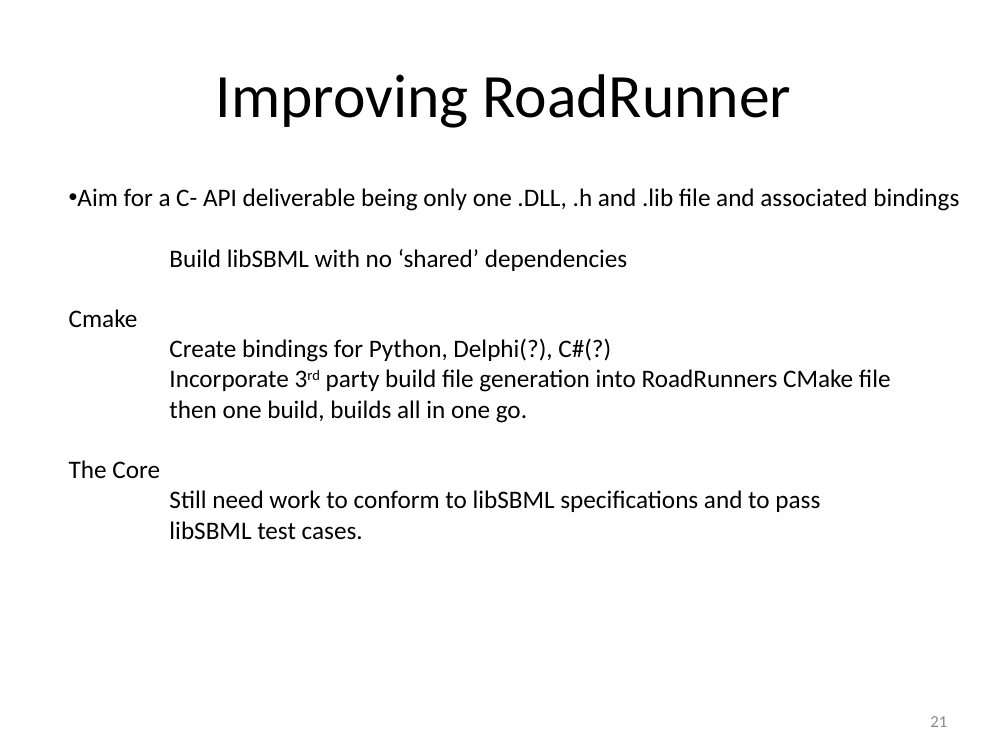
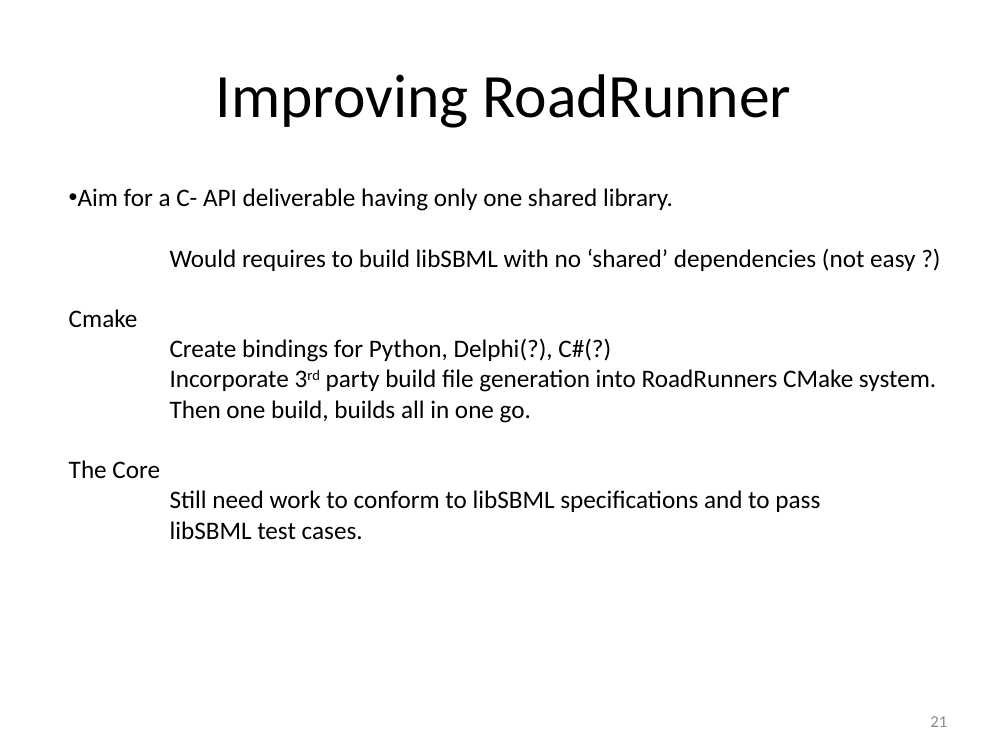
Before and after one commit to gregmedlock/roadrunnerwork, a slide deck: slide 21 of trunk/Docs/RoadRunnerPPT.pptx. Drawn at 1008x756 pixels with LibreOffice and Linux fonts; fonts in the diff are those of the drawing. Boxes give left, top, right and bottom in pixels: in the first picture for what was removed or moved away, otherwise in the second. Text is boxed around its words. In the diff, an @@ line names an element or a change of style, - is before the commit and + after.

```diff
--- a/trunk/Docs/RoadRunnerPPT.pptx
+++ b/trunk/Docs/RoadRunnerPPT.pptx
@@ text at box(78, 188, 915, 271): text changed @@
-• Aim for a C- API deliverable being only one .DLL, .h and .lib file and associated bindings
-Build libSBML with no ‘shared’ dependencies
+• Aim for a C- API deliverable having only one shared library.
+Would requires to build libSBML with no ‘shared’ dependencies (not easy ?)
@@ text at box(170, 369, 936, 423): text changed @@
-Incorporate 3rd party build file generation into RoadRunners CMake file
-then one build, builds all in one go.
+Incorporate 3rd party build file generation into RoadRunners CMake system.
+Then one build, builds all in one go.
```
Also in this commit, not shown: 15 other slides changed, 1 other file.
